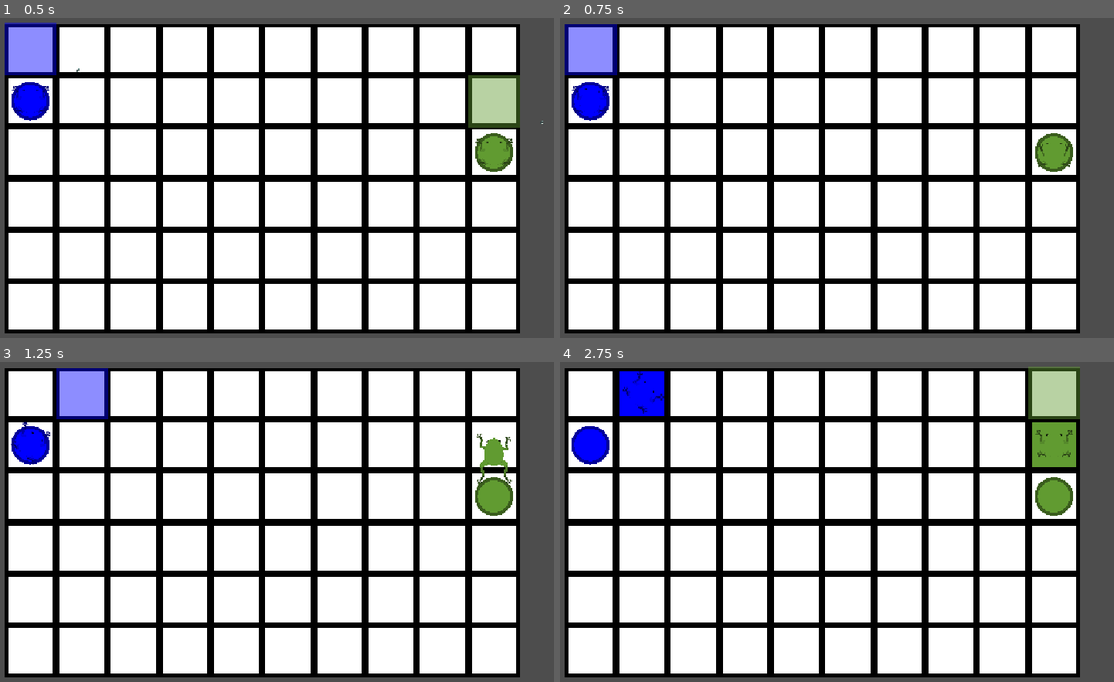
Above: before the commit, frames 1-4 (two rows, left to right).
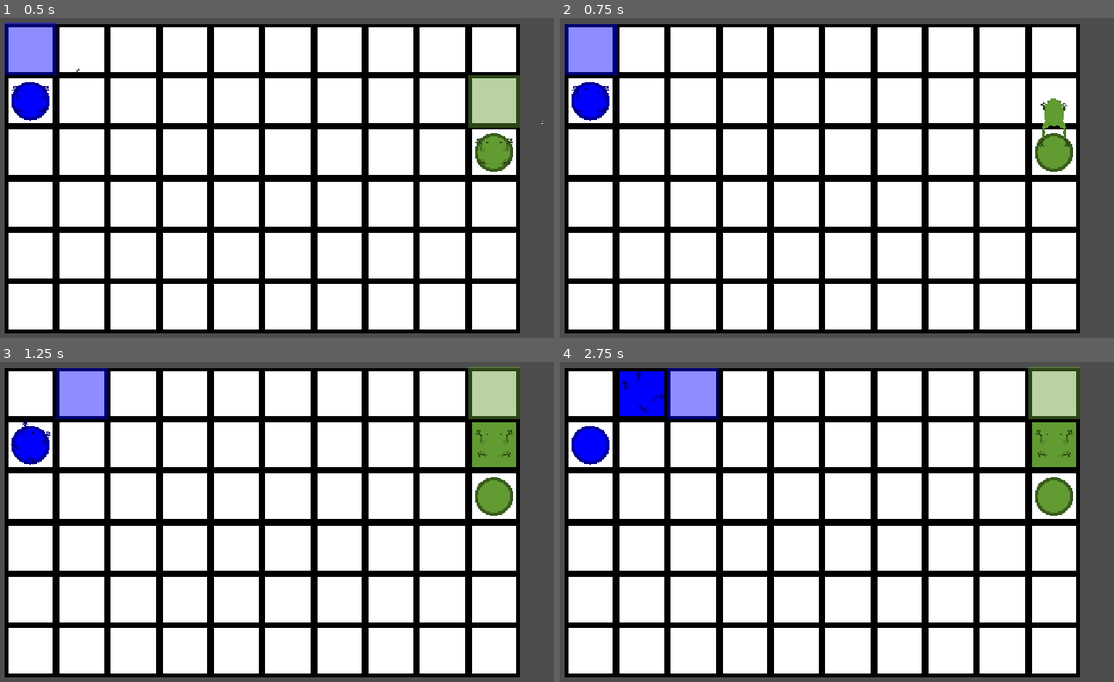
Above: after the commit, the same moments.

Repository: Jasp137/kaloula
Game: Godot game, scene res://scenes/game.tscn
The game is run twice, just before and just after one commit, with the same random seed, the same clock (stepped at 60 frames per second) and the same inputs.
Inputs:
- Up to frame 1 (0.5 s): no input
- Up to frame 2 (0.75 s): tap Enter at 0.5 s; hold D (turn_right) from 0.53 s (still down); tap S (decrease_jump_distance) at 0.6 s
- Up to frame 3 (1.25 s): keep holding D (turn_right); tap S (decrease_jump_distance) at 0.77, 1.07 s; tap W (increase_jump_distance) at 0.8 s
- Up to frame 4 (2.75 s): release D (turn_right) at 1.28 s; hold A (turn_left) 1.28-2.03 s; tap W (increase_jump_distance) at 1.35 s; tap S (decrease_jump_distance) at 1.52, 1.82, 2.3 s; tap Space (jump) at 1.55, 2.1 s; hold D (turn_right) from 2.03 s (still down)

Frame 1 is identical in both runs. In frame 2, 0.4% of the frame differs, in the area x 86-93%, y 25-47%; in frame 3, 2.4%, in the area x 84-94%, y 1-38%; in frame 4, 1.6%.

Commit message:
Make jump duration configurable

Diff:
--- a/client/kaloula/scenes/frog/frog.gd
+++ b/client/kaloula/scenes/frog/frog.gd
@@ -10,6 +10,7 @@
 @export var rotation_speed: float = 1;
 @export var map: Map;
 @export var jump_cooldown: float = 0.5;
+@export var jump_duration: float = 1;
 
 @onready var rig: FrogRig = $Rig;
 @onready var jump_highlight: Polygon2D = $JumpHighlight
@@ -29,13 +30,14 @@
 # Called when the node enters the scene tree for the first time.
 func _ready() -> void:
 	assert(map != null, "Frog needs its map export set")
+	jump_highlight.modulate = color
 	_apply_color()
+	rig.jump_duration = jump_duration
 	rig.cycle_finished.connect(_on_rig_cycle_finished)
 
 
 func _apply_color() -> void:
 	rig.palette = FrogPalette.from_color(color)
-	jump_highlight.modulate = color
 
 
 # Called every frame. 'delta' is the elapsed time since the previous frame.
@@ -65,13 +67,14 @@
 	if target_cell == map.local_to_map(map.to_local(global_position)):
 		return false
 	var to_target := map.to_global(map.map_to_local(target_cell)) - global_position
-	# The rig hops straight ahead, so face the cell centre exactly rather than the aimed point.
+
 	global_rotation = Vector2.UP.angle_to(to_target)
 	rig.hop_stride = to_target.length() / rig.global_scale.y
 	rig.play_once(FrogRig.Anim.HOP)
 	_hop_start = global_position
 	_hop_cell = target_cell
 	_hopping = true
+
 	_time_since_last_jump = 0
 	return true
 
--- a/client/kaloula/scenes/frog/rig/frog_rig.gd
+++ b/client/kaloula/scenes/frog/rig/frog_rig.gd
@@ -32,6 +32,9 @@
 ## Length of one hop in rig units (150 = the original hop). Longer hops stretch the
 ## take-off-to-landing distance and arc; the frog's body keeps its size.
 @export_range(60.0, 400.0, 1.0) var hop_stride := HOP_STRIDE
+## Seconds a straight hop of two tiles (2 × HOP_STRIDE rig units) takes. Other hops scale
+## with their length: one tile takes half this, a one-tile diagonal about 0.71 of it.
+@export_range(0.1, 6.0, 0.01) var jump_duration := 2.0 * HOP_DURATION
 ## Seconds to blend the legs when switching between hop, crawl, idle and turn.
 @export_range(0.0, 0.5, 0.01) var blend_time := 0.15
 ## Keep the frog's body centred on the node (planted feet slide back like on a
@@ -56,7 +59,7 @@
 			palette.changed.connect(queue_redraw)
 		queue_redraw()
 
-## Seconds into the current animation.
+## Seconds into the current animation, in animation time (HOP runs at its own rate; see hop_duration()).
 var time := 0.0
 ## How far the frog moved forward during the last frame (rig units).
 var travel_delta := 0.0
@@ -232,7 +235,8 @@
 			queue_redraw()
 		return
 	var step := delta * speed_scale
-	time += step
+	# HOP is authored to last HOP_DURATION; play it at the rate that makes it last hop_duration().
+	time += step * (HOP_DURATION / hop_duration() if animation == Anim.HOP else 1.0)
 	_blend_left = maxf(0.0, _blend_left - step)
 	if animation == Anim.IDLE and not feet_settled():
 		_update_steps(step)
@@ -266,7 +270,15 @@
 	turn_finished.emit(degrees)
 
 
-## Length of one loop in seconds.
+## Seconds the current hop_stride takes (at speed_scale 1).
+func hop_duration() -> float:
+	var seconds := jump_duration * hop_stride / (2.0 * HOP_STRIDE)
+	assert(seconds > 0.0, "hop_duration must be positive (jump_duration %s, hop_stride %s)" % [jump_duration, hop_stride])
+	return seconds
+
+
+## Length of one loop in animation time (`time`). Equals real seconds for every animation
+## except HOP, which plays at its own rate; see hop_duration().
 func duration() -> float:
 	match animation:
 		Anim.HOP: return HOP_DURATION
